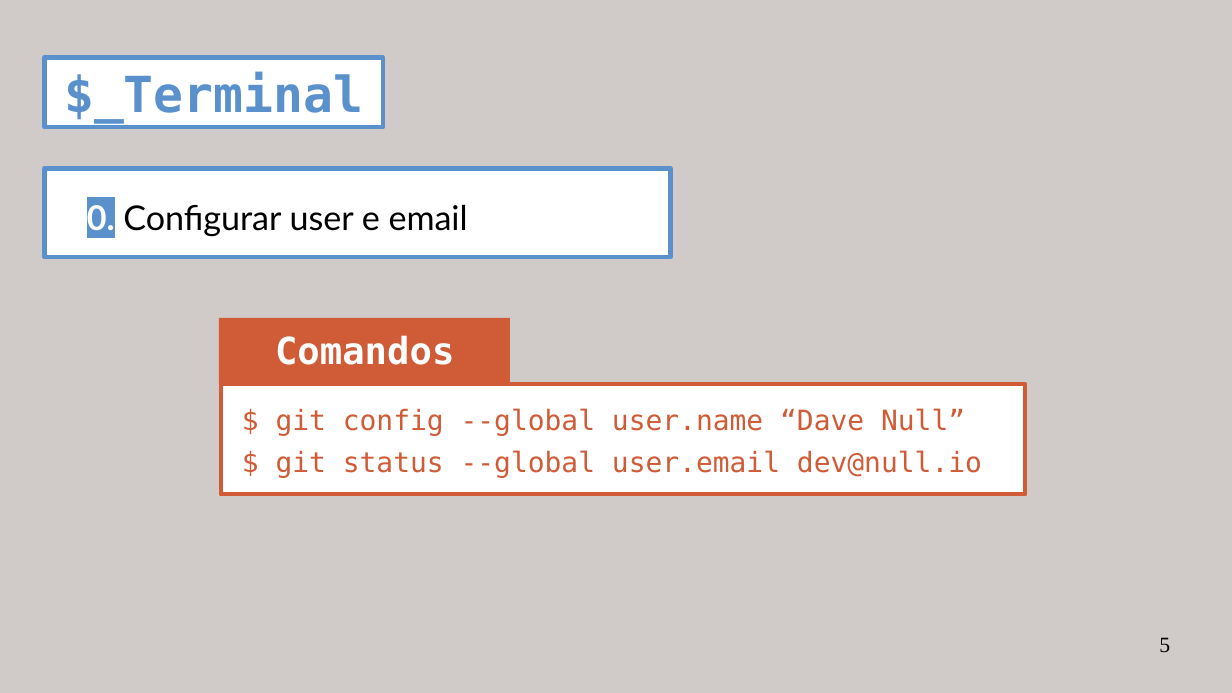
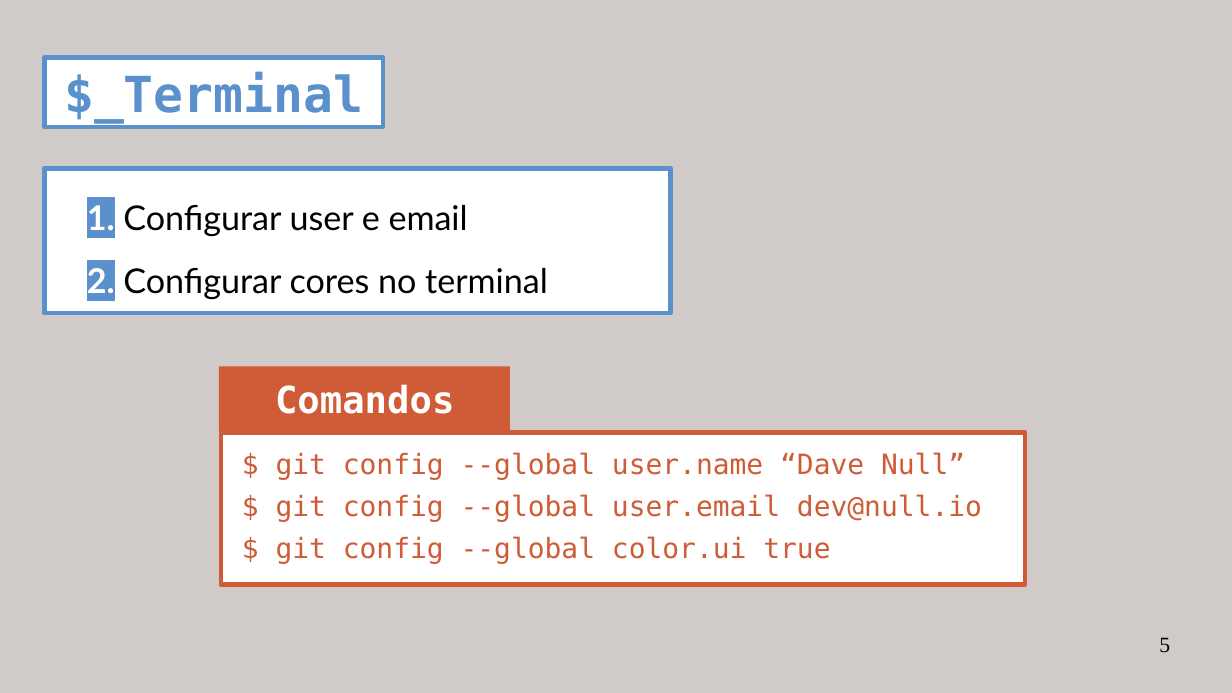
Before and after one commit to miguelpinho/git-lecture, a slide deck: slide 5 of lecture_pt.odp. Drawn at 1232x693 pixels with LibreOffice and Linux fonts; fonts in the diff are those of the drawing. Boxes give left, top, right and bottom in pixels: in the first picture for what was removed or moved away, otherwise in the second. Text is boxed around its words. In the diff, an @@ line names an element or a change of style, - is before the commit and + after.

```diff
--- a/lecture_pt.odp
+++ b/lecture_pt.odp
@@ rectangle: place and size @@
-rectangle at [45,169,671,257]
+rectangle at [45,169,671,313]
@@ text at [87,205,548,300]: text changed @@
-0. Configurar user e email
+1. Configurar user e email
+2. Configurar cores no terminal
@@ text "Comandos": place and size @@
-text "Comandos" at [275,335,454,365]
+text "Comandos" at [275,384,454,414]
@@ rectangle: place and size @@
-rectangle at [219,318,510,382]
+rectangle at [219,367,510,432]
@@ rectangle: place and size @@
-rectangle at [221,385,1026,495]
+rectangle at [221,433,1026,585]
@@ text "$ git config --global user.name ...": place and size @@
-text "$ git config --global user.name ..." at [276,408,982,478]
+text "$ git config --global user.name ..." at [276,452,982,564]
@@ text at [276,494,982,564]: text changed @@
-$ git status --global user.email dev@null.io
+$ git config --global user.email dev@null.io
+$ git config --global color.ui true
```
Also in this commit, not shown: 1 slide added, 1 slide removed.
